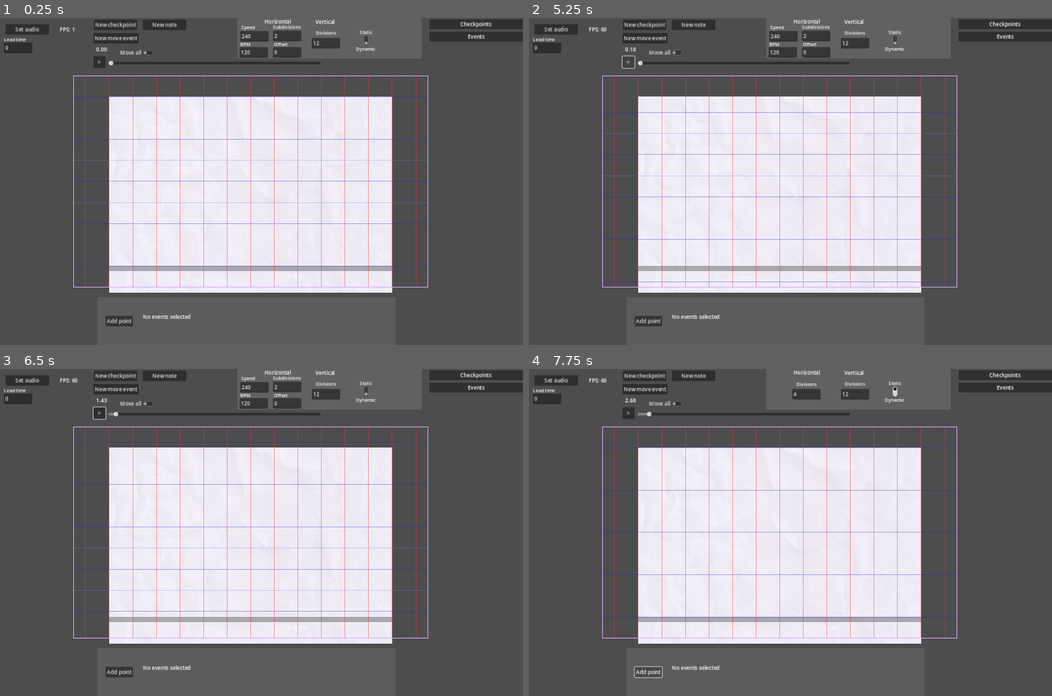
Above: before the commit, frames 1-4 (two rows, left to right).
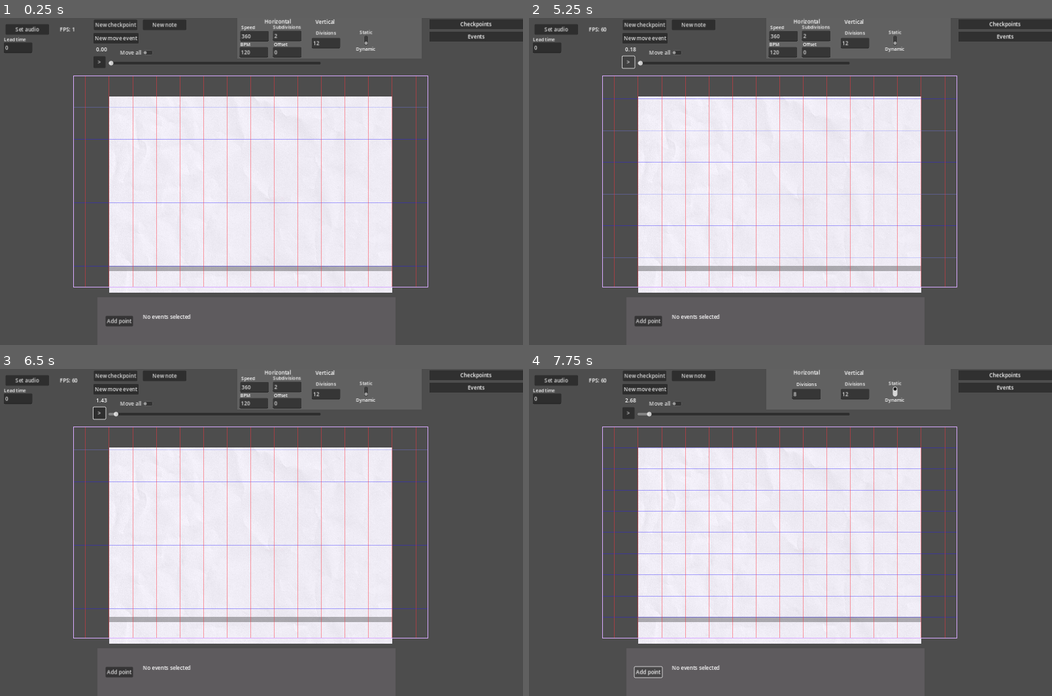
Above: after the commit, the same moments.

Repository: Punjidixie/Project-Prelude-Editor
Game: Godot game, scene res://main/main.tscn
The game is run twice, just before and just after one commit, with the same random seed, the same clock (stepped at 60 frames per second) and the same inputs.
Inputs (mouse positions are in pixels of both pictures, inside the frame that each line leads up to):
- Up to frame 1 (0.25 s): no input
- Up to frame 2 (5.25 s): click "New note" at 0.5 s; click "New note" at 1.25 s; click "New checkpoint" at 2 s; click "New checkpoint" at 2.75 s; click "New move event" at 3.5 s; click "New move event" at 4.25 s; click ">" at 5 s
- Up to frame 3 (6.5 s): click "Move all" at 5.75 s
- Up to frame 4 (7.75 s): click (895, 391) at 6.5 s; click "Add point" at 7.25 s

The runs differ from the first frame. In frame 1, 0.8% of the frame differs, in the area x 14-82%, y 5-63%; in frame 2, 1.8%, in the area x 14-82%, y 5-81%; in frame 3, 1.5%; in frame 4, 0.5%.

Commit message:
made note size adjustable

Diff:
--- a/notes/note.gd
+++ b/notes/note.gd
@@ -15,8 +15,9 @@
 @export var appear_event : AppearEvent
 @export var end_event : EndEvent
 
-var always_visible: bool = true
-var is_visible: bool = true
+var always_in_time: bool = true
+var is_in_time: bool = false
+var is_selected: bool = false
 
 signal on_top_ui_needs_update()
 
@@ -24,12 +25,13 @@
 func _ready():
 	SignalManager.on_time_auto_updated.connect(on_time_updated)
 	SignalManager.on_time_manual_updated.connect(on_time_updated)
+	SignalManager.on_note_selected.connect(on_note_selected)
 
 	initialize_connections()
 
 	# All checkpoints would've been in place by now.
 	update()
-
+	update_visibility()
 	note_body.update_size()
 
 	# Technically not needed, but is here for consistency like in NoteCheckpoint.
@@ -53,31 +55,35 @@
 	event.note = self
 
 func on_time_updated():
-	if not always_visible:
-		var is_time_out_of_range = GlobalManager.current_time < start_time or GlobalManager.current_time > start_time + end_event.start_time + 3
-		if is_time_out_of_range and is_visible:
-			set_visibility(false)
-		elif not is_time_out_of_range and not is_visible:
-			set_visibility(true)
-	elif always_visible and not is_visible:
-		set_visibility(true)
-
-	update()
+	update_visibility()
+	update() # position
 
 func update():
-
 	# Calculates note body position
 	var time = GlobalManager.current_time
 	var event = get_event_at_time(time)
 	var play_position = event.get_notebody_play_position(time - start_time)
 	note_body.set_play_position(play_position)
 
+func update_visibility():
+	if not always_in_time:
+		var is_time_out_of_range = GlobalManager.current_time < start_time or GlobalManager.current_time > start_time + end_event.start_time + 3
+		if is_time_out_of_range and is_in_time:
+			is_in_time = false
+			set_visibility(false) # everything goes
+		elif not is_time_out_of_range and not is_in_time:
+			is_in_time = true
+			set_visibility(true) # either just note body or also with the editor stuffs
+	elif always_in_time and not is_in_time:
+		is_in_time = true
+		set_visibility(true)
 
 func load_info_from_info_box(info_box : TopInfoBox) -> void:
 	start_time = float(info_box.start_time_input_box.text)
+	note_size = float(info_box.size_input_box.text)
 	var relative_end_time = float(info_box.end_time_input_box.text) - start_time
-
 	end_checkpoint.load_time_from_note(relative_end_time)
+	note_body.update_size()
 	#update()
 	# No need, eventually it will reach the event and will be picked up.
 
@@ -91,13 +97,21 @@
 		on_top_ui_needs_update.emit()
 	update()
 
+# maybe not needed anymore actually
 func on_checkpoint_clicked():
 	get_selected()
 
 func get_selected():
-	if GlobalManager.selected_note != self:
-		SignalManager.on_note_selected.emit(self) # Tell the UI manager to spawn UIs
+	if not is_selected:
+		is_selected = true
+		SignalManager.on_note_selected.emit(self) # To whom it may concern...
 		GlobalManager.selected_note = self
+		set_editor_visibility(true) # Will appear for sure, because is_selected is true
+
+func on_note_selected(new_note: Note):
+	if new_note != self:
+		is_selected = false
+		set_editor_visibility(false)
 
 # Called from a checkpoint when it moves. Amount = delta play position
 func move_all(amount: Vector2):
@@ -159,11 +173,11 @@
 ### CREATION ###
 func go_creation_mode():
 	note_body.go_creation_mode()
-	always_visible = true
+	always_in_time = true
 
 func go_regular_mode():
 	note_body.go_regular_mode()
-	always_visible = false
+	always_in_time = false
 
 func on_creation_confirmed():
 	go_regular_mode()
@@ -188,10 +202,13 @@
 func on_creation_zone_entered():
 	set_visibility(true)
 
+func set_editor_visibility(visibility: bool):
+	var actual_visibilty = is_selected and visibility
+	for checkpoint: NoteCheckpoint in get_note_checkpoints(): checkpoint.visible = actual_visibilty
+	for event: NoteEvent in get_note_events(): event.set_visible(actual_visibilty)
+
 func set_visibility(visibility: bool):
-	is_visible = visibility
-	for checkpoint in get_note_checkpoints(): checkpoint.visible = visibility
-	for event: NoteEvent in get_note_events(): event.set_visible(visibility)
+	set_editor_visibility(visibility)
 	note_body.visible = visibility
 
 ### DELETION ###
--- a/notes/note.tscn
+++ b/notes/note.tscn
@@ -6,11 +6,13 @@
 [ext_resource type="PackedScene" uid="uid://diyjao2akicpk" path="res://notes/note_events/move_event.tscn" id="4_bex8r"]
 [ext_resource type="Script" path="res://notes/note_events/end_event.gd" id="5_2uktm"]
 [ext_resource type="Script" path="res://notes/note_body.gd" id="6_vy0we"]
+[ext_resource type="Texture2D" uid="uid://cauuo7bqb70og" path="res://assets/pencil_texture.png" id="7_7eii7"]
 [ext_resource type="Texture2D" uid="uid://pc1xdwlau3fa" path="res://assets/star.png" id="7_lkkwb"]
-[ext_resource type="Texture2D" uid="uid://cauuo7bqb70og" path="res://assets/pencil_texture.png" id="8_05ie4"]
 [ext_resource type="Script" path="res://notes/mouse_follower.gd" id="8_fxr6v"]
 [ext_resource type="Script" path="res://notes/drag_detector.gd" id="9_n88os"]
-[ext_resource type="Texture2D" uid="uid://b5mbk6ohj7xw" path="res://assets/Circle.png" id="11_55t5n"]
+[ext_resource type="Texture2D" uid="uid://b5mbk6ohj7xw" path="res://assets/Circle.png" id="10_4xxpj"]
+[ext_resource type="Texture2D" uid="uid://co1edq2uy77dc" path="res://assets/note_lines.png" id="12_u0l3n"]
+[ext_resource type="Texture2D" uid="uid://simoecso1edj" path="res://assets/note_lid.png" id="13_c84u2"]
 
 [sub_resource type="Curve2D" id="Curve2D_46q8g"]
 resource_local_to_scene = true
@@ -59,28 +61,14 @@
 script = ExtResource("5_2uktm")
 end_checkpoint = NodePath("../../Checkpoints/EndCheckpoint")
 event_name = "End Event"
+event_type = 2
 
 [node name="NoteBody" type="Node2D" parent="." node_paths=PackedStringArray("mouse_follower", "note", "drag_detector", "body")]
 script = ExtResource("6_vy0we")
 mouse_follower = NodePath("MouseFollower")
 note = NodePath("..")
 drag_detector = NodePath("DragDetector")
-body = NodePath("NinePatchRect")
-
-[node name="Visual" type="Sprite2D" parent="NoteBody"]
-visible = false
-modulate = Color(0.74978, 0.74978, 0.74978, 1)
-texture = ExtResource("7_lkkwb")
-
-[node name="Mask" type="Sprite2D" parent="NoteBody"]
-visible = false
-clip_children = 1
-texture = ExtResource("8_05ie4")
-
-[node name="Visual" type="Sprite2D" parent="NoteBody/Mask"]
-visible = false
-modulate = Color(0, 0, 0, 1)
-texture = ExtResource("7_lkkwb")
+body = NodePath("Hitbox")
 
 [node name="MouseFollower" type="Node2D" parent="NoteBody"]
 script = ExtResource("8_fxr6v")
@@ -94,17 +82,130 @@
 offset_bottom = 20.0
 script = ExtResource("9_n88os")
 
-[node name="NinePatchRect" type="NinePatchRect" parent="NoteBody"]
+[node name="Archive" type="Node2D" parent="NoteBody"]
+visible = false
+
+[node name="Mask" type="TextureRect" parent="NoteBody/Archive"]
+visible = false
+clip_children = 1
+offset_left = -161.0
+offset_top = -149.0
+offset_right = 169.0
+offset_bottom = 164.0
+texture = ExtResource("7_7eii7")
+expand_mode = 1
+
+[node name="Body" type="TextureRect" parent="NoteBody/Archive"]
+visible = false
+modulate = Color(0, 0, 0, 1)
+offset_left = -26.0
+offset_top = -13.0
+offset_right = 78.0
+offset_bottom = 40.0
+scale = Vector2(0.5, 0.5)
+mouse_filter = 2
+texture = ExtResource("12_u0l3n")
+expand_mode = 1
+stretch_mode = 1
+
+[node name="LeftLid" type="TextureRect" parent="NoteBody/Archive/Body"]
+modulate = Color(0, 0, 0, 1)
+layout_mode = 1
+offset_left = -29.0
+offset_right = 29.0
+offset_bottom = 54.0
+texture = ExtResource("13_c84u2")
+
+[node name="RightLid" type="TextureRect" parent="NoteBody/Archive/Body"]
+modulate = Color(0, 0, 0, 1)
+layout_mode = 1
+anchors_preset = 1
+anchor_left = 1.0
+anchor_right = 1.0
+offset_left = 36.0
+offset_right = 94.0
+offset_bottom = 54.0
+grow_horizontal = 0
+scale = Vector2(-1, 1)
+texture = ExtResource("13_c84u2")
+
+[node name="Hitbox" type="ColorRect" parent="NoteBody/Archive/Body"]
+visible = false
+layout_mode = 1
+anchors_preset = 15
+anchor_right = 1.0
+anchor_bottom = 1.0
+offset_left = -28.0
+offset_top = -52.0
+offset_right = 34.0
+offset_bottom = 51.0
+grow_horizontal = 2
+grow_vertical = 2
+color = Color(1, 1, 1, 0.431373)
+
+[node name="NinePatchRect" type="NinePatchRect" parent="NoteBody/Archive"]
+visible = false
 modulate = Color(0, 0, 0, 1)
 offset_left = -45.0
 offset_top = -7.0
 offset_right = 1755.0
 offset_bottom = 297.0
 scale = Vector2(0.05, 0.05)
-texture = ExtResource("11_55t5n")
+texture = ExtResource("10_4xxpj")
 patch_margin_left = 152
 patch_margin_top = 152
 patch_margin_right = 152
 patch_margin_bottom = 152
 axis_stretch_horizontal = 2
 axis_stretch_vertical = 2
+
+[node name="Visual" type="Sprite2D" parent="NoteBody/Archive"]
+visible = false
+modulate = Color(0.74978, 0.74978, 0.74978, 1)
+texture = ExtResource("7_lkkwb")
+
+[node name="Hitbox" type="Control" parent="NoteBody"]
+layout_mode = 3
+anchors_preset = 0
+offset_top = -13.0
+offset_right = 100.0
+offset_bottom = 41.0
+scale = Vector2(0.5, 0.5)
+mouse_filter = 2
+
+[node name="TextureRect" type="TextureRect" parent="NoteBody/Hitbox"]
+modulate = Color(0, 0, 0, 1)
+layout_mode = 1
+anchors_preset = 15
+anchor_right = 1.0
+anchor_bottom = 1.0
+offset_left = 26.0
+offset_right = -38.0
+grow_horizontal = 2
+grow_vertical = 2
+mouse_filter = 2
+texture = ExtResource("12_u0l3n")
+expand_mode = 1
+stretch_mode = 1
+
+[node name="RightLid" type="TextureRect" parent="NoteBody/Hitbox"]
+modulate = Color(0, 0, 0, 1)
+layout_mode = 0
+offset_right = 40.0
+offset_bottom = 40.0
+mouse_filter = 2
+texture = ExtResource("13_c84u2")
+
+[node name="LeftLid" type="TextureRect" parent="NoteBody/Hitbox"]
+modulate = Color(0, 0, 0, 1)
+layout_mode = 1
+anchors_preset = 1
+anchor_left = 1.0
+anchor_right = 1.0
+offset_left = -2.0
+offset_right = 56.0
+offset_bottom = 54.0
+grow_horizontal = 0
+scale = Vector2(-1, 1)
+mouse_filter = 2
+texture = ExtResource("13_c84u2")
--- a/notes/note_checkpoint.gd
+++ b/notes/note_checkpoint.gd
@@ -124,6 +124,7 @@
 
 # Connected to the drag detector
 func on_clicked():
+	# not really needed anymore if checkpoints are invisible when its note isn't selected
 	note.on_checkpoint_clicked()
 
 func on_creation_confirmed():
--- a/notes/note_events/move_event.tscn
+++ b/notes/note_events/move_event.tscn
@@ -16,9 +16,11 @@
 visual_curve = NodePath("WorldLine")
 path_points = NodePath("PathPoints")
 event_name = "Move Event"
+event_type = 1
 
 [node name="WorldLine" type="Line2D" parent="."]
-width = 2.0
+width = 4.0
 default_color = Color(0, 0, 0, 0.713726)
+antialiased = true
 
 [node name="PathPoints" type="Node" parent="."]
--- a/notes/note_events/note_event.gd
+++ b/notes/note_events/note_event.gd
@@ -3,10 +3,13 @@
 class_name NoteEvent
 
 
+enum EventType {APPEAR, MOVE, END}
 
 # Local time
 @export var start_time: float
 @export var event_name: String
+
+@export var event_type: EventType
 
 signal on_event_updated(e: NoteEvent)
 signal on_event_ui_needs_update()
--- a/singletons/global_manager.gd
+++ b/singletons/global_manager.gd
@@ -8,13 +8,15 @@
 
 var selected_note : Note
 
-var move_all : bool = false
+# Editor settings
+var move_all: bool = false
+var is_edit_mode: bool = true
 
 # Grid
 var bpm: float = 120 # Beats per minute
-var scroll_speed: float = 240 # Play units per second
+var scroll_speed: float = 360 # Play units per second
 var subdivisions: int = 2
-var horizontal_divisions: int = 4
+var horizontal_divisions: int = 8
 var vertical_divisions: int = 12
 var is_static_grid: bool = false
 var snap_vertical: bool = true
--- a/ui/top_info_box.gd
+++ b/ui/top_info_box.gd
@@ -6,13 +6,14 @@
 
 @export var name_label: Label
 @export var start_time_input_box: LineEdit
-
 @export var end_time_input_box: LineEdit
+@export var size_input_box: LineEdit
 @export var delete_button: Button
 
 func _ready():
-	start_time_input_box.text_submitted.connect(on_time_input_box_updated)
-	end_time_input_box.text_submitted.connect(on_time_input_box_updated)
+	start_time_input_box.text_submitted.connect(on_float_input_box_updated)
+	end_time_input_box.text_submitted.connect(on_float_input_box_updated)
+	size_input_box.text_submitted.connect(on_float_input_box_updated)
 	delete_button.pressed.connect(on_delete_button_pressed)
 
 func initialize(_note: Note):
@@ -24,8 +25,9 @@
 	name_label.text = note.name
 	start_time_input_box.text = str(note.start_time)
 	end_time_input_box.text = str(note.start_time + note.end_event.start_time)
+	size_input_box.text = str(note.note_size)
 
-func on_time_input_box_updated(new_string: String):
+func on_float_input_box_updated(new_string: String):
 	if new_string.is_valid_float():
 		load_info_to_note()
 	else:
--- a/ui/top_info_box.tscn
+++ b/ui/top_info_box.tscn
@@ -3,8 +3,8 @@
 [ext_resource type="Script" path="res://ui/top_info_box.gd" id="1_0ghe8"]
 [ext_resource type="LabelSettings" uid="uid://bxw6tca3riwts" path="res://text_resources/infobox_text.tres" id="2_igrw0"]
 
-[node name="TopInfoBox" type="ColorRect" node_paths=PackedStringArray("name_label", "start_time_input_box", "end_time_input_box", "delete_button")]
-custom_minimum_size = Vector2(0, 110)
+[node name="TopInfoBox" type="ColorRect" node_paths=PackedStringArray("name_label", "start_time_input_box", "end_time_input_box", "size_input_box", "delete_button")]
+custom_minimum_size = Vector2(2.08165e-12, 160)
 offset_right = 244.0
 offset_bottom = 110.0
 color = Color(0.321569, 0.321569, 0.321569, 0)
@@ -12,6 +12,7 @@
 name_label = NodePath("NameLabel")
 start_time_input_box = NodePath("StartTimeInputBox")
 end_time_input_box = NodePath("EndTimeInputBox")
+size_input_box = NodePath("SizeInputBox")
 delete_button = NodePath("DeleteButton")
 
 [node name="ColorRect" type="ColorRect" parent="."]
@@ -35,10 +36,10 @@
 
 [node name="StartTimeLabel" type="Label" parent="."]
 layout_mode = 1
-offset_left = 18.0
-offset_top = 34.0
-offset_right = 86.0
-offset_bottom = 57.0
+offset_left = 12.0
+offset_top = 36.0
+offset_right = 80.0
+offset_bottom = 59.0
 text = "Start time"
 label_settings = ExtResource("2_igrw0")
 horizontal_alignment = 1
@@ -46,10 +47,10 @@
 
 [node name="EndTimeLabel" type="Label" parent="."]
 layout_mode = 1
-offset_left = 19.0
-offset_top = 71.0
-offset_right = 87.0
-offset_bottom = 94.0
+offset_left = 8.0
+offset_top = 98.0
+offset_right = 76.0
+offset_bottom = 121.0
 text = "End time"
 label_settings = ExtResource("2_igrw0")
 horizontal_alignment = 1
@@ -57,17 +58,17 @@
 
 [node name="StartTimeInputBox" type="LineEdit" parent="."]
 layout_mode = 0
-offset_left = 105.0
-offset_top = 31.0
-offset_right = 192.0
-offset_bottom = 62.0
+offset_left = 11.0
+offset_top = 64.0
+offset_right = 98.0
+offset_bottom = 95.0
 
 [node name="EndTimeInputBox" type="LineEdit" parent="."]
 layout_mode = 0
-offset_left = 105.0
-offset_top = 69.0
-offset_right = 192.0
-offset_bottom = 100.0
+offset_left = 9.0
+offset_top = 122.0
+offset_right = 96.0
+offset_bottom = 153.0
 
 [node name="DeleteButton" type="Button" parent="."]
 layout_mode = 1
@@ -81,3 +82,19 @@
 grow_horizontal = 0
 text = "-"
 text_overrun_behavior = 3
+
+[node name="SizeLabel" type="Label" parent="."]
+offset_left = 115.0
+offset_top = 35.0
+offset_right = 183.0
+offset_bottom = 58.0
+text = "Size"
+label_settings = ExtResource("2_igrw0")
+horizontal_alignment = 1
+vertical_alignment = 1
+
+[node name="SizeInputBox" type="LineEdit" parent="."]
+offset_left = 131.0
+offset_top = 64.0
+offset_right = 218.0
+offset_bottom = 95.0
Binary file added: assets/note_lid.png
Not shown, added: assets/note_lid.png.import
Binary file added: assets/note_lines.png
Not shown, added: assets/note_lines.png.import
Not shown: 1 places in notes/note.tscn that only renumber resources
